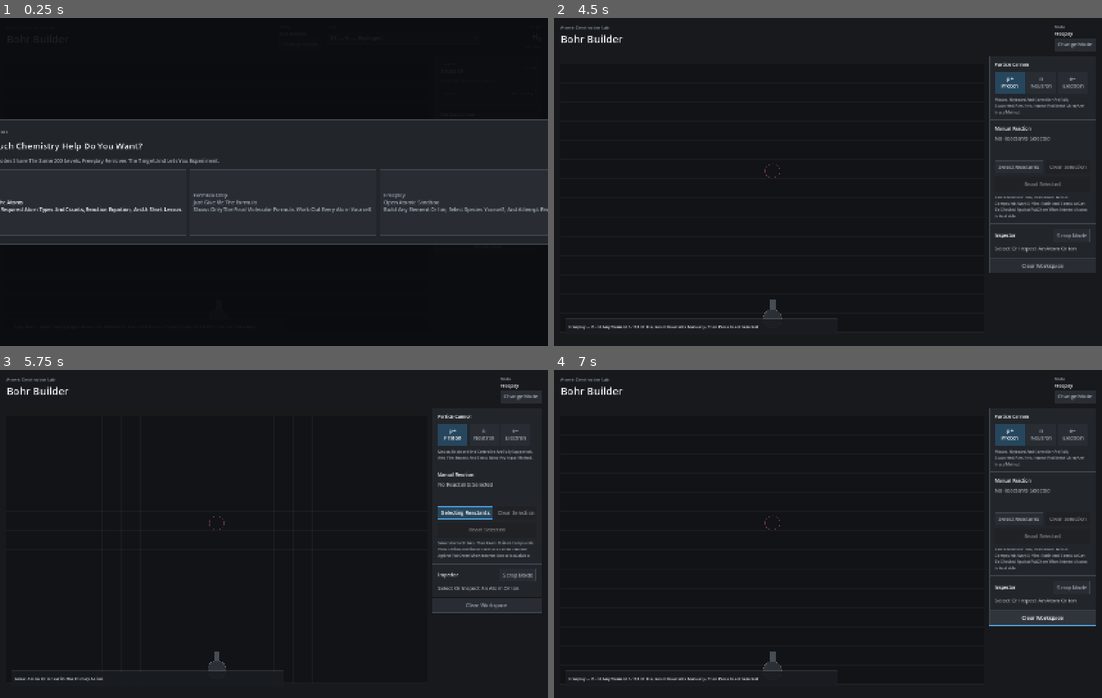
Above: before the commit, frames 1-4 (two rows, left to right).
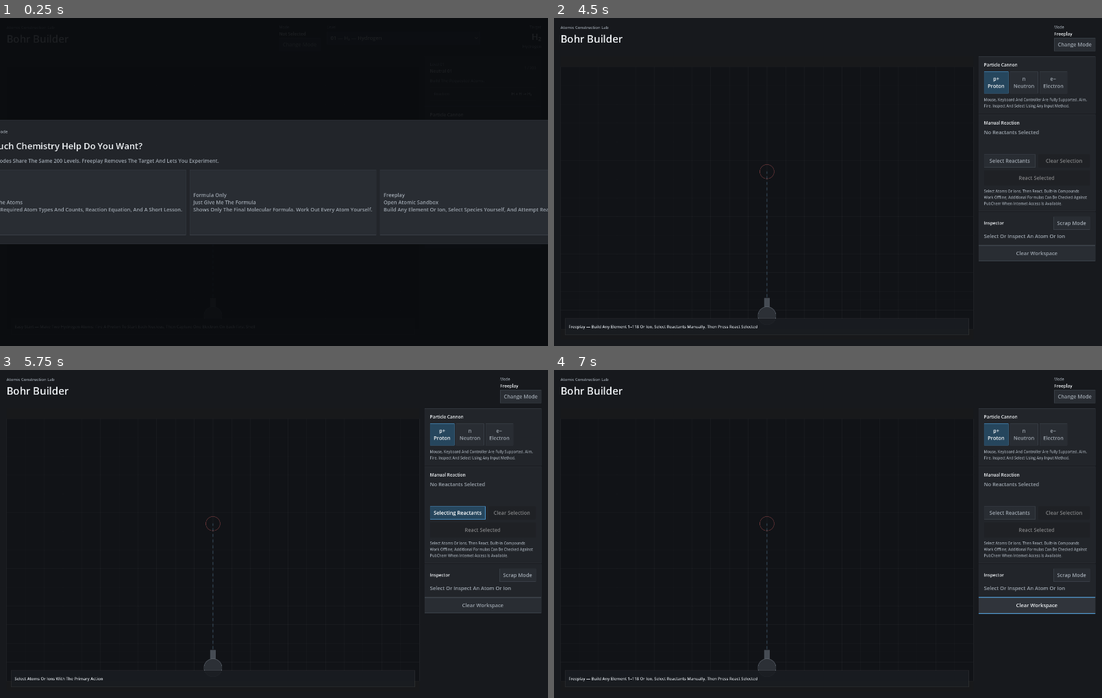
Above: after the commit, the same moments.

Repository: CambellJSmith/Bohr-Builder
Game: Godot game, scene res://godot/bohr_builder_native.tscn
The game is run twice, just before and just after one commit, with the same random seed, the same clock (stepped at 60 frames per second) and the same inputs.
Inputs:
- Up to frame 1 (0.25 s): no input
- Up to frame 2 (4.5 s): click "Change Mode" at 0.5 s; click "01 — H₂ — Hydrogen" at 1.25 s; click "p+ Proton" at 2 s; click "n Neutron" at 2.75 s; click "e− Electron" at 3.5 s; click "Scrap Mode" at 4.25 s
- Up to frame 3 (5.75 s): click "Select Reactants" at 5 s
- Up to frame 4 (7 s): click "Selecting Reactants" at 5.75 s; click "Clear Workspace" at 6.5 s

The runs differ from the first frame. In frame 1, 2.6% of the frame differs, in the area x 0-100%, y 30-70%; in frame 2, 3.3%; in frame 3, 2.6%; in frame 4, 4.0%, in the area x 1-99%, y 2-96%.

Commit message:
Use responsive window-space layout

Diff:
--- a/project.godot
+++ b/project.godot
@@ -9,13 +9,21 @@
 run/main_scene="res://godot/bohr_builder_native.tscn"
 config/features=PackedStringArray("4.7", "GL Compatibility")
 
+[autoload]
+
+ResponsiveLayout="*res://godot/ui/responsive_layout.gd"
+
+[debug]
+
+gdscript/warnings/shadowed_variable_base_class=0
+
 [display]
 
 window/size/viewport_width=1500
 window/size/viewport_height=900
 window/size/window_width_override=1500
 window/size/window_height_override=900
-window/stretch/mode="canvas_items"
+window/stretch/mode="disabled"
 
 [input]
 
